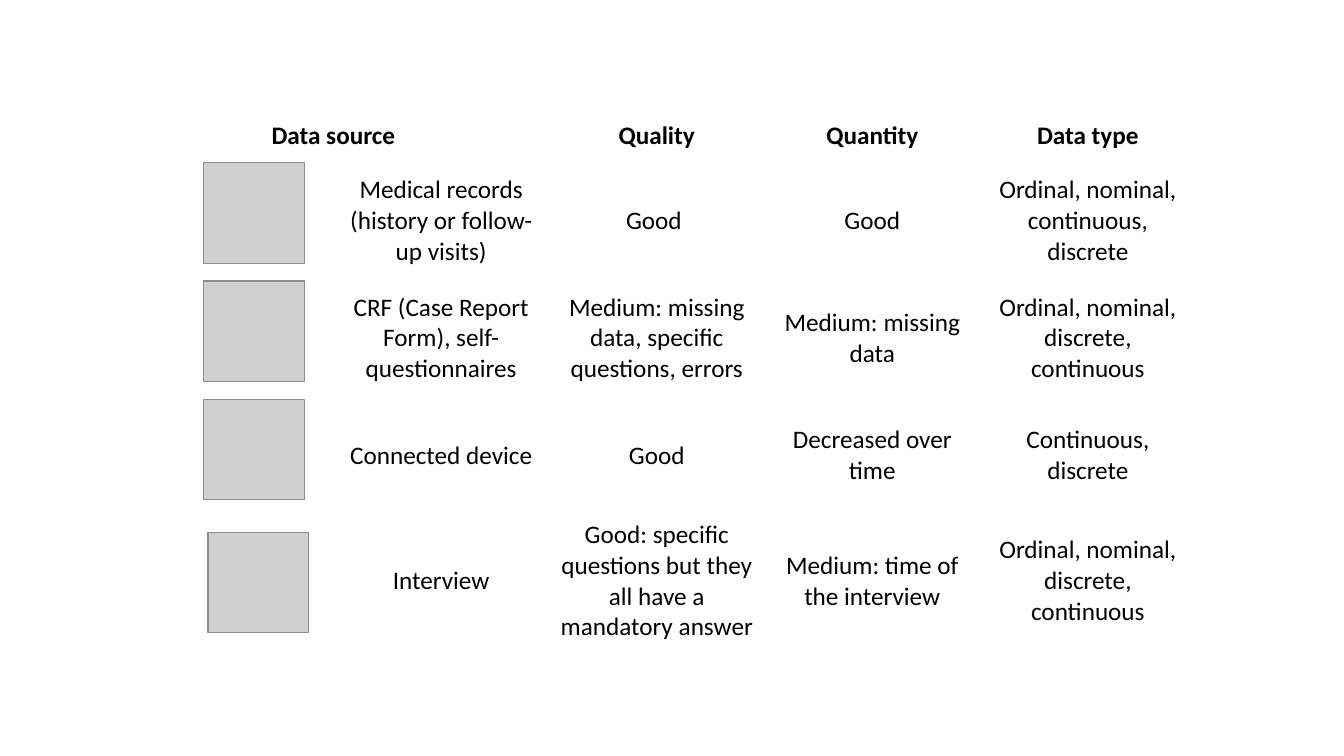
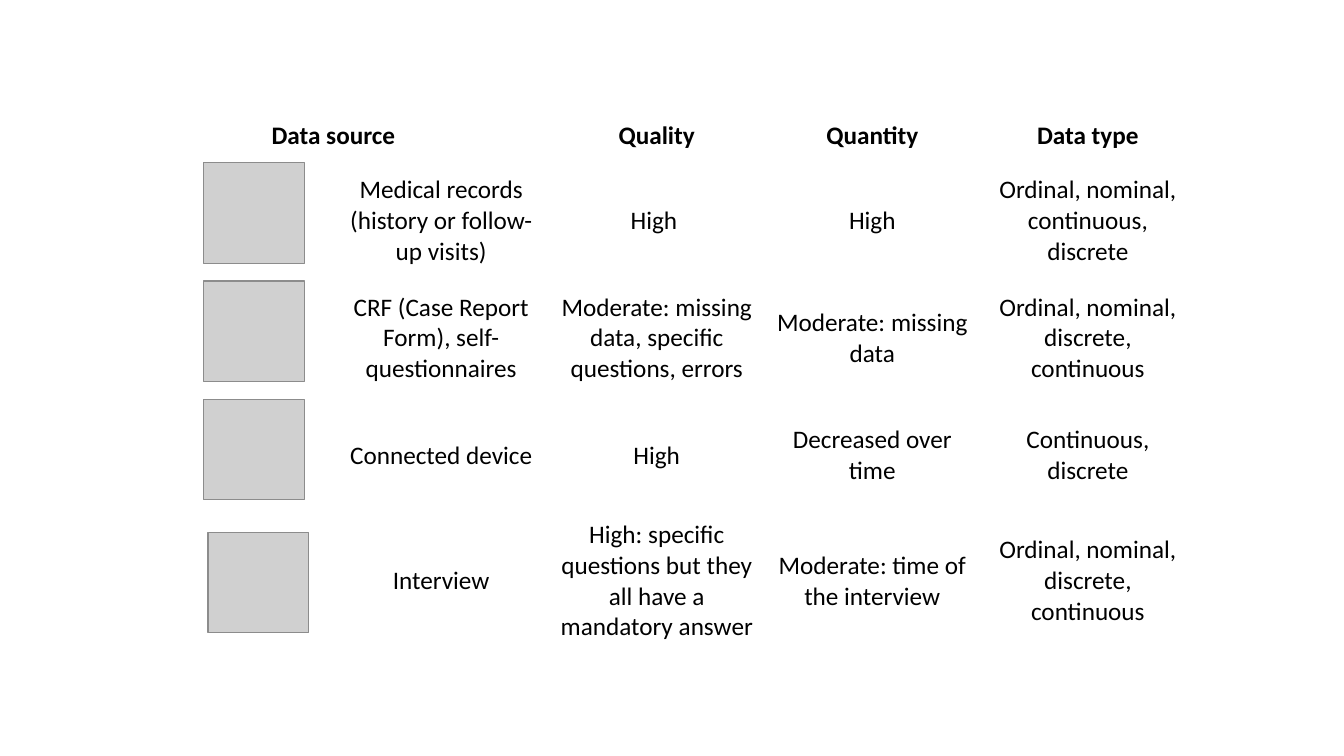
Before and after one commit to HP2-data/methodo_longitudinal_data, a slide deck: slide 3 of Results/schema_060125.pptx. Drawn at 1344x756 pixels with LibreOffice and Linux fonts; fonts in the diff are those of the drawing; grey boxes stand for pictures. Boxes give left, top, right and bottom in pixels: in the first picture for what was removed or moved away, otherwise in the second. Text is boxed around its words. In the diff, an @@ line names an element or a change of style, - is before the commit and + after.

```diff
--- a/Results/schema_060125.pptx
+++ b/Results/schema_060125.pptx
@@ table at [118, 111, 1197, 646] @@
-row 2, column 3: Good
+row 2, column 3: High
-row 2, column 4: Good
+row 2, column 4: High
-row 3, column 3: Medium: missing data, specific questions, errors
+row 3, column 3: Moderate: missing data, specific questions, errors
-row 3, column 4: Medium: missing data
+row 3, column 4: Moderate: missing data
-row 4, column 3: Good
+row 4, column 3: High
-row 5, column 3: Good: specific questions but they all have a mandatory answer
+row 5, column 3: High: specific questions but they all have a mandatory answer
-row 5, column 4: Medium: time of the interview
+row 5, column 4: Moderate: time of the interview
```
Also in this commit, not shown: 6 other files.
